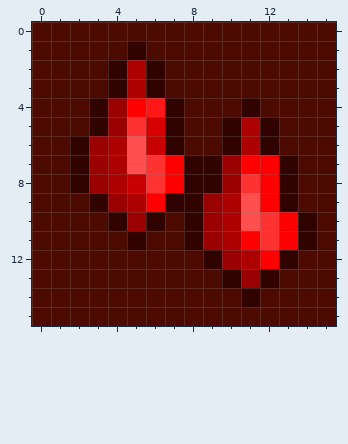
One commit to this pixel-art sprite: src/main/resources/assets/medsystem/textures/icons/status_effect/light_bleed.png. The first picture shows the starting point.
The file is 16x16 pixels.
Now the later version:
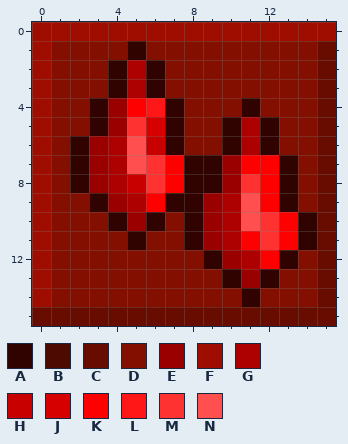
Palette (. is transparent): A #300300  B #4c0a00  C #680c00  D #820f00  E #9b0000  F #9e0d00  G #ad0000  H #c90000  J #d60000  K #ff0000  L #ff1616  M #ff3232  N #ff4f4f
What changed:
Changed rows in their new state; - is an unchanged pixel.
first column x 0:
 0 FFFFFFFFFFFFFFFF
 1 FDDDD-DDDDDDDDDC
 2 FDDD---DDDDDDDDC
 3 FDDD---DDDDDDDDC
 4 FDD-----DDD-DDDC
 5 FDD-----DD---DDC
 6 FD------DD---DDC
 7 FD------------DC
 8 FD------------DC
 9 FDD-----------DC
10 FDDD---D-------C
11 FDDDD-DD-------C
12 FDDDDDDDD-----DC
13 FDDDDDDDDD---DDC
14 FDDDDDDDDDD-DDDC
15 CCCCCCCCCCCCCCCC
Pixel boxes of the changes (left, top, right, bottom) in both pictures:
changed: (32, 22, 336, 326)
